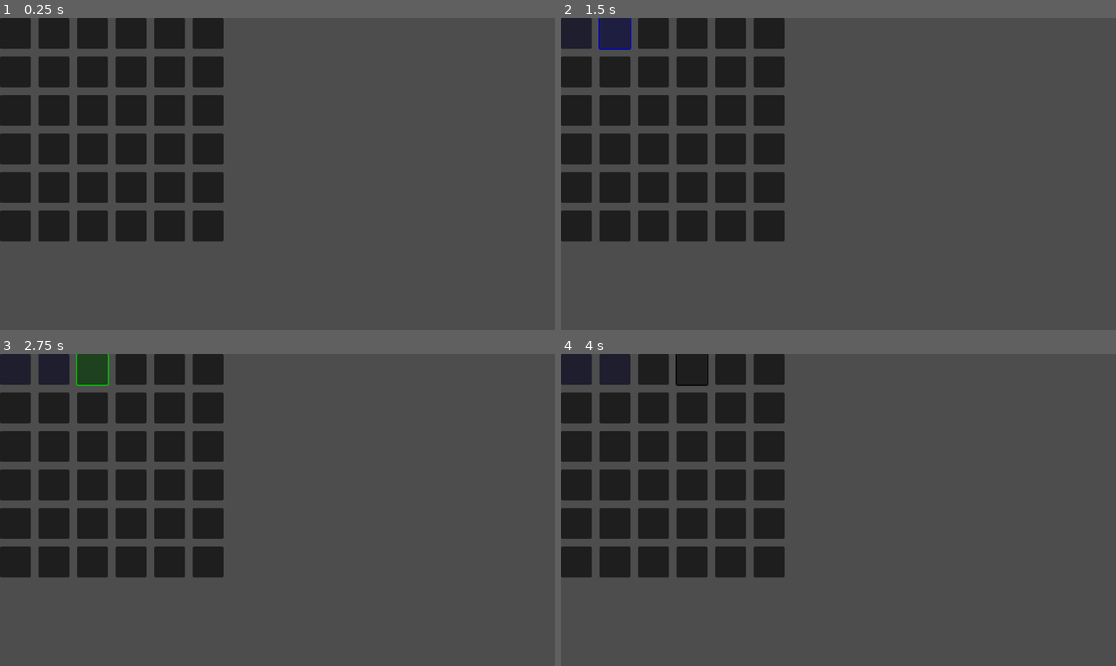
Above: before the commit, frames 1-4 (two rows, left to right).
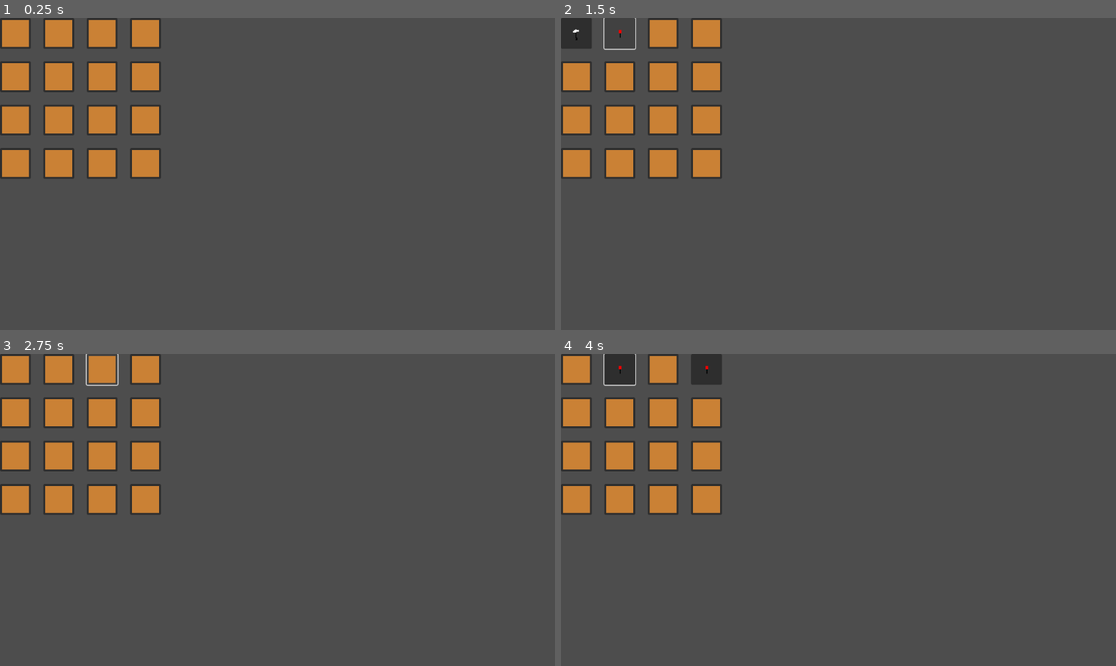
Above: after the commit, the same moments.

Repository: Ecaf-Dev/Botanica-da-Alma
Game: Godot game, scene res://Cenas/root.tscn
Two runs of this game, one before a commit and one after it. Both use one fixed random seed, a clock stepped at 60 frames per second and the inputs below.
Inputs (mouse positions are in pixels of both pictures, inside the frame that each line leads up to):
- Up to frame 1 (0.25 s): no input
- Up to frame 2 (1.5 s): click (577, 33) at 0.5 s; click (616, 33) at 1.27 s
- Up to frame 3 (2.75 s): click (94, 369) at 2.02 s
- Up to frame 4 (4 s): click (694, 369) at 2.77 s; click (622, 369) at 3.52 s

The runs differ from the first frame. In frame 1, 21% of the frame differs, in the area x 0-41%, y 0-72%; in frame 2, 21%; in frame 3, 21%; in frame 4, 21%.

Commit message:
Jogo da memoria v2
Adicionado a leitura de imagens e criado o banco de dados das cartas

Diff:
--- a/Godot-Botanica-da-Alma/Assets/Scripts/Card.gd
+++ b/Godot-Botanica-da-Alma/Assets/Scripts/Card.gd
@@ -1,44 +1,40 @@
 extends Button
 
-# Estados da carta
 enum EstadoCarta { ABAIXADA, LEVANTADA, ENCONTRADA }
 
 var estado = EstadoCarta.ABAIXADA
-var cor: Color
-var cor_verso = Color.BLACK  # 🔥 COR PRETA PARA O VERSO
+var planta_data: PlantaData
+var texture_verso = preload("res://Assets/Art/Testes/card_verso.png")  # 🔥 CRIE ESTE SPRITE
 
 func _ready():
 	configurar_aparencia()
-	# 🔥 NÃO CHAMA aplicar_estado_abaixada() AQUI - o Grid vai configurar depois
 
 func configurar_aparencia():
 	custom_minimum_size = Vector2(64, 64)
-
-# =============================================================================
-# FUNÇÕES DE CONTROLE DE ESTADO
-# =============================================================================
+	expand_icon = true  # 🔥 IMPORTANTE: Faz o icon preencher o botão
 
 func aplicar_estado_abaixada():
 	estado = EstadoCarta.ABAIXADA
-	modulate = cor_verso  # 🔥 MOSTRA VERSO PRETO
+	icon = texture_verso
 	mouse_filter = Control.MOUSE_FILTER_STOP
-	print("Carta abaixada - mostrando verso preto")
+	print("Carta abaixada - ", planta_data.nome if planta_data else "Sem dados")
 
 func aplicar_estado_levantada():
 	estado = EstadoCarta.LEVANTADA
-	modulate = cor  # 🔥 MOSTRA CONTEÚDO (COR DA PLANTA)
+	icon = planta_data.texture if planta_data else null
 	mouse_filter = Control.MOUSE_FILTER_STOP
-	print("Carta levantada - Cor: ", cor)
+	print("Carta levantada - ", planta_data.nome)
 
 func aplicar_estado_encontrada():
 	estado = EstadoCarta.ENCONTRADA
-	modulate = cor  # 🔥 MANTÉM CONTEÚDO VISÍVEL
-	mouse_filter = Control.MOUSE_FILTER_IGNORE  # 🔥 NÃO CLICÁVEL
-	print("Carta encontrada - Match completo!")
+	icon = planta_data.texture if planta_data else null
+	mouse_filter = Control.MOUSE_FILTER_IGNORE
+	print("Carta encontrada - ", planta_data.nome)
 
-# =============================================================================
-# FUNÇÕES PÚBLICAS (CHAMADAS PELO GRID)
-# =============================================================================
+# 🔥 FUNÇÃO PARA CONFIGURAR COM PlantaData
+func configurar_com_planta(dados_planta: PlantaData):
+	planta_data = dados_planta
+	aplicar_estado_abaixada()
 
 func virar_carta():
 	if estado == EstadoCarta.ABAIXADA:
@@ -55,28 +51,18 @@
 func marcar_como_encontrada():
 	aplicar_estado_encontrada()
 
-# 🔥 FUNÇÃO PARA O GRID CONFIGURAR A CARTA
-func configurar_carta(nova_cor: Color):
-	cor = nova_cor
-	aplicar_estado_abaixada()  # 🔥 AGORA SIM CONFIGURA O ESTADO INICIAL
-
-# =============================================================================
-# FUNÇÕES AUXILIARES
-# =============================================================================
-
 func _on_pressed():
 	print("Carta clicada - Estado: ", estado)
 
 	match estado:
 		EstadoCarta.ABAIXADA:
-			# Só processa cliques se estiver abaixada
 			virar_carta()
 		EstadoCarta.LEVANTADA:
 			print("Carta já está levantada - clique ignorado")
 		EstadoCarta.ENCONTRADA:
 			print("Carta já foi encontrada - clique ignorado")
 
-# 🔥 PROPRIEDADE PARA COMPATIBILIDADE COM O GRID EXISTENTE
+# 🔥 PROPRIEDADES PARA COMPATIBILIDADE
 var virada: bool:
 	get:
 		return estado == EstadoCarta.LEVANTADA || estado == EstadoCarta.ENCONTRADA
--- a/Godot-Botanica-da-Alma/Assets/Scripts/GridContainer.gd
+++ b/Godot-Botanica-da-Alma/Assets/Scripts/GridContainer.gd
@@ -1,12 +1,12 @@
 extends Node2D
 
 # Configurações
-var grid_x = 6  # 🔥 RENOMEADO: grid_x em vez de x
-var grid_y = 6  # 🔥 RENOMEADO: grid_y em vez de y
+var grid_x = 4
+var grid_y = 4
 var grid_size = Vector2(grid_x, grid_y)
 var card_scene = preload("res://Cenas/Card.tscn")
-var card_size = Vector2(64, 64)
-var spacing = 16
+var card_size = Vector2(80, 80)  # 🔥 AUMENTEI PARA 80x80 PARA CABER SPRITES
+var spacing = 10
 
 # Estado do jogo
 var carta_selecionada = null
@@ -21,68 +21,122 @@
 
 func criar_grid():
 	limpar_grid()
-	var cores = gerar_pares_cores()
-	distribuir_cartas(cores)
+	var plantas = gerar_pares_plantas()
+	distribuir_cartas(plantas)
 
 func limpar_grid():
 	for child in get_children():
 		child.queue_free()
 
-func gerar_pares_cores() -> Array:
+func criar_banco_plantas() -> Array:
+	var plantas = []
+
+	# 🔥 CARREGA SEUS SPRITES - AJUSTE OS CAMINHOS!
+	var sprite_planta1 = load("res://Assets/Art/Testes/planta1.png")
+	var sprite_planta2 = load("res://Assets/Art/Testes/planta2.png")
+	var sprite_planta3 = load("res://Assets/Art/Testes/planta3.png")
+	var sprite_planta4 = load("res://Assets/Art/Testes/planta4.png")
+	var sprite_planta5 = load("res://Assets/Art/Testes/planta5.png")
+
+	# 🔥 CRIA AS PLANTAS COM SEUS SPRITES
+	plantas.append(PlantaData.new(
+		"planta_1",
+		"Raiz de Lumina",
+		"COMUM",
+		sprite_planta1,
+		"Uma raiz que brilha suavemente no escuro",
+		"FLORESTA"
+	))
+
+	plantas.append(PlantaData.new(
+		"planta_2",
+		"Flor Sussurro",
+		"COMUM",
+		sprite_planta2,
+		"Emite um sussurro suave ao vento",
+		"FLORESTA"
+	))
+
+	plantas.append(PlantaData.new(
+		"planta_3",
+		"Trevo Lunar",
+		"RARO",
+		sprite_planta3,
+		"Só floresce sob a luz da lua cheia",
+		"FLORESTA"
+	))
+
+	plantas.append(PlantaData.new(
+		"planta_4",
+		"Erva do Vale",
+		"COMUM",
+		sprite_planta4,
+		"Cresce nos vales mais profundos da floresta",
+		"FLORESTA"
+	))
+
+	plantas.append(PlantaData.new(
+		"planta_5",
+		"Cogumelo Brilhante",
+		"INCOMUM",
+		sprite_planta5,
+		"Brilha com uma luz azulada na escuridão",
+		"FLORESTA"
+	))
+
+	print("Banco de plantas carregado: ", plantas.size(), " plantas")
+	return plantas
+
+func gerar_pares_plantas() -> Array:
 	var total_cartas = grid_size.x * grid_size.y
-	var pares = []
-
-	var cores_base = [Color.RED, Color.BLUE, Color.GREEN, Color.YELLOW]
-
+	var cartas = []
+
+	var banco_plantas = criar_banco_plantas()
+
+	# Calcula quantos pares de cada planta
 	var cartas_necessarias = total_cartas
-	var pares_por_cor = {}
-
-	var cor_index = 0
+	var planta_index = 0
+
 	while cartas_necessarias > 0:
-		var cor_atual = cores_base[cor_index % cores_base.size()]
-
-		if not pares_por_cor.has(cor_atual):
-			pares_por_cor[cor_atual] = 0
-
-		pares.append(cor_atual)
-		pares.append(cor_atual)
-		pares_por_cor[cor_atual] += 1
+		var planta_atual = banco_plantas[planta_index % banco_plantas.size()]
+
+		# Adiciona UM par (2 cartas) desta planta
+		cartas.append(planta_atual)
+		cartas.append(planta_atual)
 
 		cartas_necessarias -= 2
-		cor_index += 1
-
-	print("Distribuição de pares: ", pares_por_cor)
-
-	pares.shuffle()
-	pares.shuffle()
-
-	print("Total de cartas geradas: ", pares.size())
-	return pares
-
-func distribuir_cartas(cores: Array):
-	for i in range(cores.size()):
-		var carta = instanciar_carta()  # 🔥 REMOVIDOS PARÂMETROS NÃO USADOS
-		configurar_carta(carta, cores[i], i)
-
-func instanciar_carta():  # 🔥 REMOVIDOS PARÂMETROS NÃO USADOS
+		planta_index += 1
+
+	print("Total de cartas geradas: ", cartas.size())
+
+	# Embaralha
+	cartas.shuffle()
+	cartas.shuffle()
+
+	return cartas
+
+func distribuir_cartas(plantas: Array):
+	for i in range(plantas.size()):
+		var carta = instanciar_carta()
+		configurar_carta(carta, plantas[i], i)
+
+func instanciar_carta():
 	var nova_carta = card_scene.instantiate()
 	add_child(nova_carta)
 	return nova_carta
 
-func configurar_carta(carta, cor: Color, indice: int):
-	# 🔥 CONVERTE grid_size.x PARA INT para evitar erro com float
+func configurar_carta(carta, planta_data: PlantaData, indice: int):
 	var pos_x = indice % int(grid_size.x)
 	var pos_y = indice / int(grid_size.x)
 
 	carta.position = Vector2(pos_x * (card_size.x + spacing), pos_y * (card_size.y + spacing))
 
-	carta.cor = cor
-	carta.aplicar_estado_abaixada()
+	carta.configurar_com_planta(planta_data)
 
 	carta.pressed.connect(_on_carta_pressionada.bind(carta))
 
 # =============================================================================
-# RESTANTE DO CÓDIGO (PERMANECE IGUAL)
+# FUNÇÕES DE CONTROLE DE CLIQUE
 # =============================================================================
 
 func _on_carta_pressionada(carta):
@@ -97,48 +151,49 @@
 func selecionar_primeira_carta(carta):
 	carta_selecionada = carta
 	carta.virar_carta()
-	print("Primeira carta selecionada")
+	print("Primeira carta selecionada: ", carta.planta_data.nome)
 
 func selecionar_segunda_carta(carta):
 	travar_cliques()
 	carta.virar_carta()
 
-	print("Segunda carta selecionada - verificando match...")
+	print("Segunda carta selecionada: ", carta.planta_data.nome)
 	await get_tree().create_timer(0.2).timeout
 
 	verificar_match(carta)
 
+# =============================================================================
+# FUNÇÕES DE LÓGICA DO JOGO
+# =============================================================================
+
 func verificar_match(segunda_carta):
-	if carta_selecionada.cor == segunda_carta.cor:
+	if carta_selecionada.planta_data.id == segunda_carta.planta_data.id:
 		processar_match_encontrado(segunda_carta)
 	else:
 		processar_match_falhou(segunda_carta)
 
 func processar_match_encontrado(segunda_carta):
-	print("🎉 MATCH ENCONTRADO!")
-
-	desativar_carta(carta_selecionada)
-	desativar_carta(segunda_carta)
+	print("🎉 MATCH ENCONTRADO! - ", carta_selecionada.planta_data.nome)
+
+	carta_selecionada.marcar_como_encontrada()
+	segunda_carta.marcar_como_encontrada()
 
 	limpar_selecao()
 	destravar_cliques()
 
 func processar_match_falhou(segunda_carta):
-	print("❌ Não é match - virando de volta...")
+	print("❌ Não é match: ", carta_selecionada.planta_data.nome, " != ", segunda_carta.planta_data.nome)
 	await get_tree().create_timer(0.8).timeout
 
-	virar_carta_volta(carta_selecionada)
-	virar_carta_volta(segunda_carta)
+	carta_selecionada.desvirar_carta()
+	segunda_carta.desvirar_carta()
 
 	limpar_selecao()
 	destravar_cliques()
 
-func desativar_carta(carta):
-	carta.match_encontrado = true
-	carta.mouse_filter = Control.MOUSE_FILTER_IGNORE
-
-func virar_carta_volta(carta):
-	carta.desvirar_carta()
+# =============================================================================
+# FUNÇÕES AUXILIARES
+# =============================================================================
 
 func limpar_selecao():
 	carta_selecionada = null
--- /dev/null
+++ b/Godot-Botanica-da-Alma/Assets/Scripts/PlantaData.gd
@@ -0,0 +1,16 @@
+class_name PlantaData
+
+var id: String
+var nome: String
+var raridade: String  # COMUM, INCOMUM, RARO
+var texture: Texture2D
+var descricao: String
+var regiao: String
+
+func _init(plant_id: String, plant_nome: String, plant_raridade: String, plant_texture: Texture2D, plant_descricao: String, plant_regiao: String):
+	id = plant_id
+	nome = plant_nome
+	raridade = plant_raridade
+	texture = plant_texture
+	descricao = plant_descricao
+	regiao = plant_regiao
Binary file added: Godot-Botanica-da-Alma/Assets/Art/Testes/card_verso.png
Not shown, added: Godot-Botanica-da-Alma/Assets/Art/Testes/card_verso.png.import
Binary file removed: Godot-Botanica-da-Alma/Assets/Art/Testes/marrom.png
Binary file added: Godot-Botanica-da-Alma/Assets/Art/Testes/planta1.png
Not shown, added: Godot-Botanica-da-Alma/Assets/Art/Testes/planta1.png.import
Binary file added: Godot-Botanica-da-Alma/Assets/Art/Testes/planta2.png
Not shown, added: Godot-Botanica-da-Alma/Assets/Art/Testes/planta2.png.import
Binary file added: Godot-Botanica-da-Alma/Assets/Art/Testes/planta3.png
Not shown, added: Godot-Botanica-da-Alma/Assets/Art/Testes/planta3.png.import
Binary file added: Godot-Botanica-da-Alma/Assets/Art/Testes/planta4.png
Not shown, added: Godot-Botanica-da-Alma/Assets/Art/Testes/planta4.png.import
Binary file added: Godot-Botanica-da-Alma/Assets/Art/Testes/planta5.png
(and 4 more such lines)
